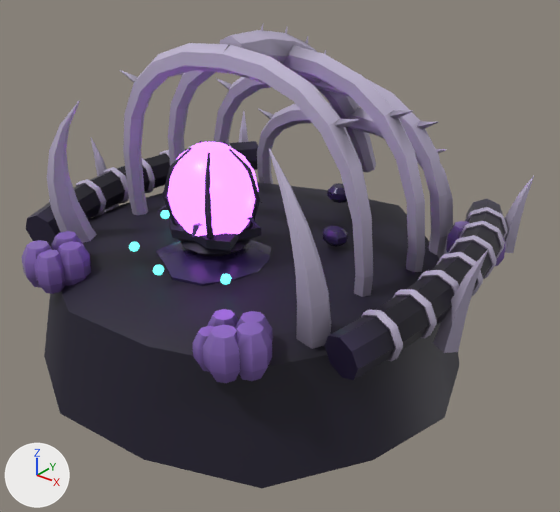
Two versions of the glTF model public/assets/shared/sites/brood-hive-nacre.glb, one commit apart.
Camera for both pictures: a 50 mm camera at (4.81, -4.99, 3.52) aimed at (0.36, 0.58, 0.07). Arrows for +X, +Y and +Z are at lower left; the lights stay in place. The first picture is the older version. Vertices at exactly the same position are counted once.

Objects in the first picture: 'site_brood_hive_nacre_body', 'site_brood_hive_nacre_core', 'site_brood_hive_nacre_ruin'.
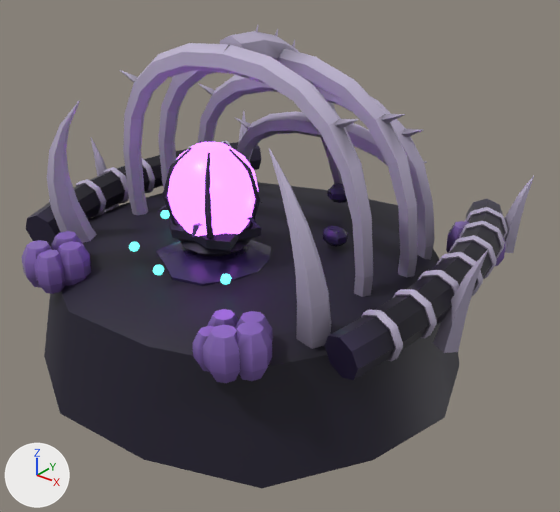
Boxes (x1, y1, x2, y2) around the edits, measured in the pictures (560 x 512 px; the box of a moved part takes in the faces that stretch with it):
'site_brood_hive_nacre_body', reshaped: before (21, 24, 534, 488); after (21, 25, 534, 488)
part 1 of me_site_brood_hive_nacre_body, moved or reshaped: before (168, 70, 215, 166); after (158, 70, 216, 188)
part 2 of me_site_brood_hive_nacre_body, moved or reshaped: before (283, 45, 425, 272); after (277, 48, 417, 277)
part 3 of me_site_brood_hive_nacre_body, moved or reshaped: before (390, 110, 413, 119); after (381, 114, 405, 123)
part 4 of me_site_brood_hive_nacre_body, moved or reshaped: before (214, 77, 320, 145); after (198, 75, 278, 143)
part 5 of me_site_brood_hive_nacre_body, moved or reshaped: before (215, 78, 232, 90); after (198, 83, 215, 95)
part 6 of me_site_brood_hive_nacre_body, moved or reshaped: before (314, 78, 447, 259); after (310, 82, 433, 260)
part 7 of me_site_brood_hive_nacre_body, moved or reshaped: before (417, 121, 438, 130); after (401, 129, 424, 137)
part 8 of me_site_brood_hive_nacre_body, moved or reshaped: before (257, 103, 347, 184); after (237, 111, 322, 164)
part 9 of me_site_brood_hive_nacre_body, moved or reshaped: before (258, 109, 274, 119); after (235, 118, 251, 129)
part 10 of me_site_brood_hive_nacre_body, moved or reshaped: before (347, 107, 453, 254); after (346, 123, 435, 245)
part 11 of me_site_brood_hive_nacre_body, moved or reshaped: before (231, 30, 376, 173); after (231, 31, 343, 184)

Edits to the bpy script that builds the scene:
```text
Change me_site_brood_hive_nacre_body:
    where me_site_brood_hive_nacre_body.from_pydata(...)  # 2425 vertices, 4554 faces; spans x -2.55..2.55, y -1.62..2.9, z -1.04..2.3
    used by ob_site_brood_hive_nacre_body; location = (0.0, 0.0, 0.0)
    me_site_brood_hive_nacre_body part 1: the loose piece of 48 vertices spanning x -1.7..0.01, y 0.92..1.23, z -0.31..2.09 is moved by (0.0, -0.15, 0.0)
    me_site_brood_hive_nacre_body part 2: the loose piece of 48 vertices spanning x -0.01..1.7, y 0.92..1.23, z -0.31..2.09 is moved by (0.0, -0.15, 0.0)
    me_site_brood_hive_nacre_body part 3: the loose piece of 8 vertices spanning x 1.21..1.54, y 0.96..1.08, z 1.51..1.69 is moved by (0.0, -0.15, 0.0)
    me_site_brood_hive_nacre_body part 4: the loose piece of 48 vertices spanning x -1.6..0.01, y 1.58..1.89, z -0.31..1.77 is moved by (0.0, -0.29, -0.01)
    me_site_brood_hive_nacre_body part 5: the loose piece of 8 vertices spanning x -1.46..-1.13, y 1.62..1.74, z 1.25..1.43 is moved by (0.0, -0.29, -0.01)
    me_site_brood_hive_nacre_body part 6: the loose piece of 48 vertices spanning x -0.01..1.6, y 1.58..1.89, z -0.31..1.77 is moved by (0.0, -0.29, -0.01)
    me_site_brood_hive_nacre_body part 7: the loose piece of 8 vertices spanning x 1.13..1.46, y 1.62..1.74, z 1.25..1.43 is moved by (0.0, -0.29, -0.01)
    me_site_brood_hive_nacre_body part 8: the loose piece of 48 vertices spanning x -1.39..0.01, y 2.14..2.46, z -0.32..1.21 is scaled about its middle by (1, 1, 0.98), then moved by (0.0, -0.42, -0.01)
    me_site_brood_hive_nacre_body part 9: the loose piece of 8 vertices spanning x -1.3..-0.97, y 2.19..2.31, z 0.8..0.98 is moved by (0.0, -0.42, -0.02)
    me_site_brood_hive_nacre_body part 10: the loose piece of 48 vertices spanning x -0.01..1.39, y 2.14..2.46, z -0.32..1.21 is scaled about its middle by (1, 1, 0.98), then moved by (0.0, -0.42, -0.01)
    me_site_brood_hive_nacre_body part 11: 56 of 2425 vertices moved; they spanned x -0.17..0.17, y 0.67..2.84, z 0.31..2.25 and now span x -0.17..0.17, y 0.59..2.29, z 0.27..2.25; mean shift (0.0, -0.32, -0.02); largest move (0.04, 2.67, 0.31) -> (0.04, 2.12, 0.27)
```
